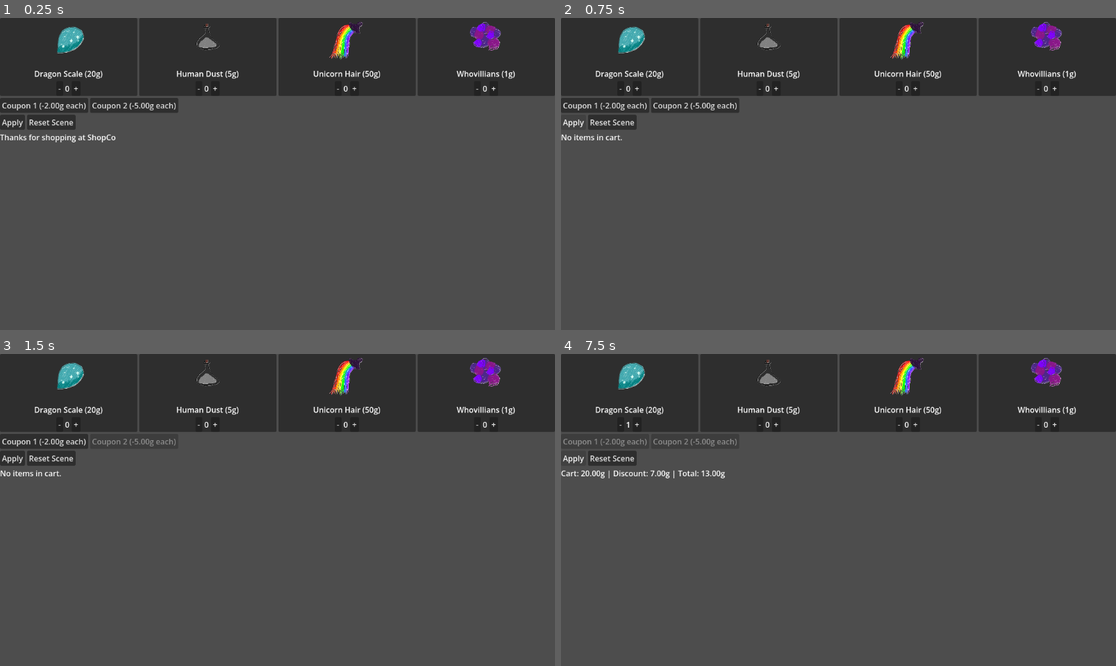
Above: before the commit, frames 1-4 (two rows, left to right).
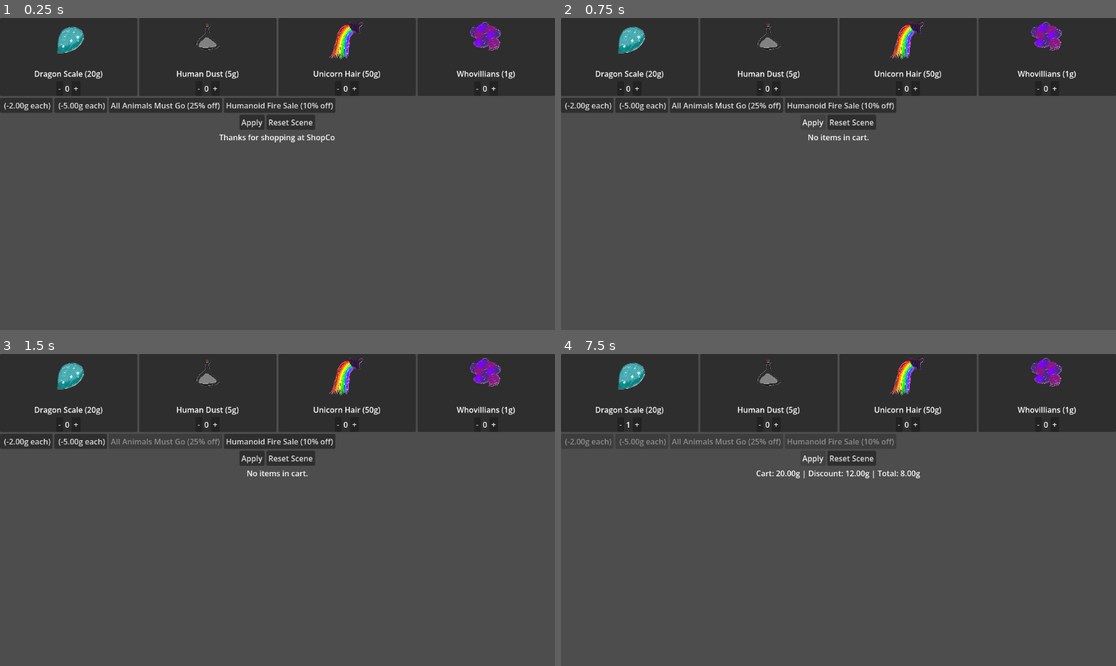
Above: after the commit, the same moments.

Repository: 0r10n650/coupon-wizard
Game: Godot game, scene res://tests/shoppingfordummies.tscn
Same seed, same stepped clock (60 frames per second), same inputs: the game is played once before the commit and once after it. The project has no main scene, so this scene is started directly.
Inputs (mouse positions are in pixels of both pictures, inside the frame that each line leads up to):
- Up to frame 1 (0.25 s): no input
- Up to frame 2 (0.75 s): click "Apply" at 0.5 s
- Up to frame 3 (1.5 s): click (166, 441) at 1.25 s, where only the run after the commit has a clickable "All Animals Must Go (25% off)"
- Up to frame 4 (7.5 s): click "-" at 2 s; click "+" at 2.75 s; click (605, 441) at 3.5 s, where only the run before the commit has a clickable "Coupon 1 (-2.00g each)"; click (644, 441) at 4.25 s, where only the run after the commit has a clickable "(-5.00g each)"; click (838, 441) at 5 s, where only the run after the commit has a clickable "Humanoid Fire Sale (10% off)"; click "-" at 5.75 s; click "+" at 6.5 s; click "Apply" at 7.25 s

The runs differ from the first frame. In frame 1, 3.2% of the frame differs, in the area x 0-61%, y 25-40%; in frame 2, 2.7%; in frame 3, 2.7%; in frame 4, 1.9%.

Commit message:
Percentage discounts and more ingredient data

Diff:
--- a/data/ingredients/dragon_scale.tres
+++ b/data/ingredients/dragon_scale.tres
@@ -8,4 +8,5 @@
 name = "Dragon Scale"
 price = 20.0
 image = ExtResource("1_wskw3")
+tags = Array[String](["Animal"])
 metadata/_custom_type_script = "uid://nkht70761teq"
--- a/data/ingredients/human_dust.tres
+++ b/data/ingredients/human_dust.tres
@@ -8,4 +8,5 @@
 name = "Human Dust"
 price = 5.0
 image = ExtResource("1_xbn70")
+tags = Array[String](["Human"])
 metadata/_custom_type_script = "uid://nkht70761teq"
--- a/data/ingredients/unicorn_hair.tres
+++ b/data/ingredients/unicorn_hair.tres
@@ -8,4 +8,5 @@
 name = "Unicorn Hair"
 price = 50.0
 image = ExtResource("1_2yv3a")
+tags = Array[String](["Animal"])
 metadata/_custom_type_script = "uid://nkht70761teq"
--- a/data/ingredients/whos_in_whoville.tres
+++ b/data/ingredients/whos_in_whoville.tres
@@ -8,4 +8,5 @@
 name = "Whovillians"
 price = 1.0
 image = ExtResource("1_x831j")
+tags = Array[String](["Human"])
 metadata/_custom_type_script = "uid://nkht70761teq"
--- a/scripts/coupons/coupon.gd
+++ b/scripts/coupons/coupon.gd
@@ -1,12 +1,15 @@
 class_name Coupon
 extends Resource
 
+@export var name: String
+@export var description: String
 @export var gates: Array[Condition]
-# @export var target: TargetSelector
+@export var target: Selector
 @export var discount: Discount
 
 func quick_apply(cart: Dictionary) -> float:
-	return discount.apply(cart)
+	var targeted = target.select(cart) if target else cart
+	return discount.apply(targeted)
 
 func apply(cart: Array, applied_coupons: Array) -> CouponResult:
 	var result = CouponResult.new()
--- a/scripts/coupons/discounts/discount.gd
+++ b/scripts/coupons/discounts/discount.gd
@@ -3,3 +3,6 @@
 
 func apply(filtered_cart: Dictionary) -> float:
 	return 0.0
+
+func describe() -> String:
+	return ""
--- a/scripts/coupons/discounts/flat_discount.gd
+++ b/scripts/coupons/discounts/flat_discount.gd
@@ -8,3 +8,6 @@
 	for count in filtered_cart.values():
 		total_items += count
 	return amount * total_items
+
+func describe() -> String:
+	return "-%.2fg each" % amount
--- /dev/null
+++ b/scripts/coupons/discounts/percentage_discount.gd
@@ -0,0 +1,13 @@
+class_name PercentageDiscount
+extends Discount
+
+@export var percentage: float  # 0.25 = 25%
+
+func apply(cart: Dictionary) -> float:
+	var total = 0
+	for item in cart:
+		total += item.price * cart[item]
+	return total * percentage
+
+func describe() -> String:
+	return "%d%% off" % [percentage * 100]
--- /dev/null
+++ b/scripts/coupons/selectors/selector.gd
@@ -0,0 +1,6 @@
+class_name Selector
+extends Resource
+
+# Base class returns full cart.
+func select(cart: Dictionary) -> Dictionary:
+	return cart
--- /dev/null
+++ b/scripts/coupons/selectors/tag_selector.gd
@@ -0,0 +1,12 @@
+class_name TagSelector
+extends Selector
+
+@export var target: String
+
+# Select items based on their tags.
+func select(cart: Dictionary) -> Dictionary:
+	var filt_cart = Dictionary()
+	for key in cart:
+		if target in key.tags:
+			filt_cart[key] = cart[key]
+	return filt_cart
--- a/scripts/ingredients/ingredient.gd
+++ b/scripts/ingredients/ingredient.gd
@@ -1,6 +1,10 @@
 class_name Ingredient
 extends Resource
+
+enum Element { NONE, EARTH, FIRE, WATER, AIR }
 
 @export var name: String
 @export var price: float
 @export var image: Texture2D
+@export var element: Element
+@export var tags: Array[String]
--- a/tests/shoppingfordummies.gd
+++ b/tests/shoppingfordummies.gd
@@ -39,7 +39,29 @@
 	var coupon_b = Coupon.new()
 	coupon_b.discount = flat2
 
-	all_coupons = [coupon_a, coupon_b]
+	var discount_25p = PercentageDiscount.new()
+	discount_25p.percentage = 0.25
+
+	var animal_sel = TagSelector.new()
+	animal_sel.target = "Animal"
+
+	var coupon_c = Coupon.new()
+	coupon_c.name = "All Animals Must Go"
+	coupon_c.discount = discount_25p
+	coupon_c.target = animal_sel
+
+	var discount_10p = PercentageDiscount.new()
+	discount_10p.percentage = 0.1
+
+	var human_sel = TagSelector.new()
+	human_sel.target = "Human"
+
+	var coupon_d = Coupon.new()
+	coupon_d.name = "Humanoid Fire Sale"
+	coupon_d.discount = discount_10p
+	coupon_d.target = human_sel
+
+	all_coupons = [coupon_a, coupon_b, coupon_c, coupon_d]
 
 func _build_item_buttons() -> void:
 	for ingredient in all_ingredients:
@@ -62,7 +84,7 @@
 	for i in all_coupons.size():
 		var coupon = all_coupons[i]
 		var btn = Button.new()
-		btn.text = "Coupon %d (-%.2fg each)" % [i + 1, coupon.discount.amount]
+		btn.text = "%s (%s)" % [coupon.name, coupon.discount.describe()]
 		btn.pressed.connect(_on_coupon_clicked.bind(coupon, btn))
 		coupons_container.add_child(btn)
 
--- a/tests/shoppingfordummies.tscn
+++ b/tests/shoppingfordummies.tscn
@@ -27,6 +27,7 @@
 
 [node name="ButtonsRow" type="HBoxContainer" parent="VBoxContainer" unique_id=964833535]
 layout_mode = 2
+alignment = 1
 
 [node name="ApplyButton" type="Button" parent="VBoxContainer/ButtonsRow" unique_id=617118171]
 layout_mode = 2
@@ -39,6 +40,7 @@
 [node name="ResultLabel" type="Label" parent="VBoxContainer" unique_id=496722792]
 layout_mode = 2
 text = "Thanks for shopping at ShopCo"
+horizontal_alignment = 1
 
 [connection signal="pressed" from="VBoxContainer/ButtonsRow/ApplyButton" to="." method="_on_apply_pressed"]
 [connection signal="pressed" from="VBoxContainer/ButtonsRow/ResetButton" to="." method="_on_reset_pressed"]
Not shown, added: scripts/coupons/discounts/percentage_discount.gd.uid
Not shown, added: scripts/coupons/selectors/selector.gd.uid
Not shown, added: scripts/coupons/selectors/tag_selector.gd.uid
